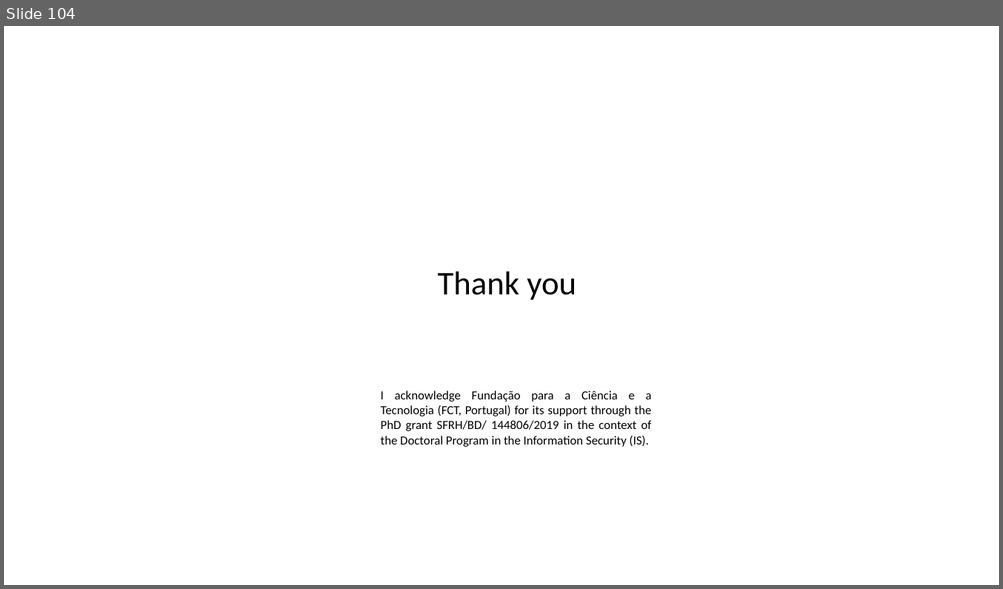
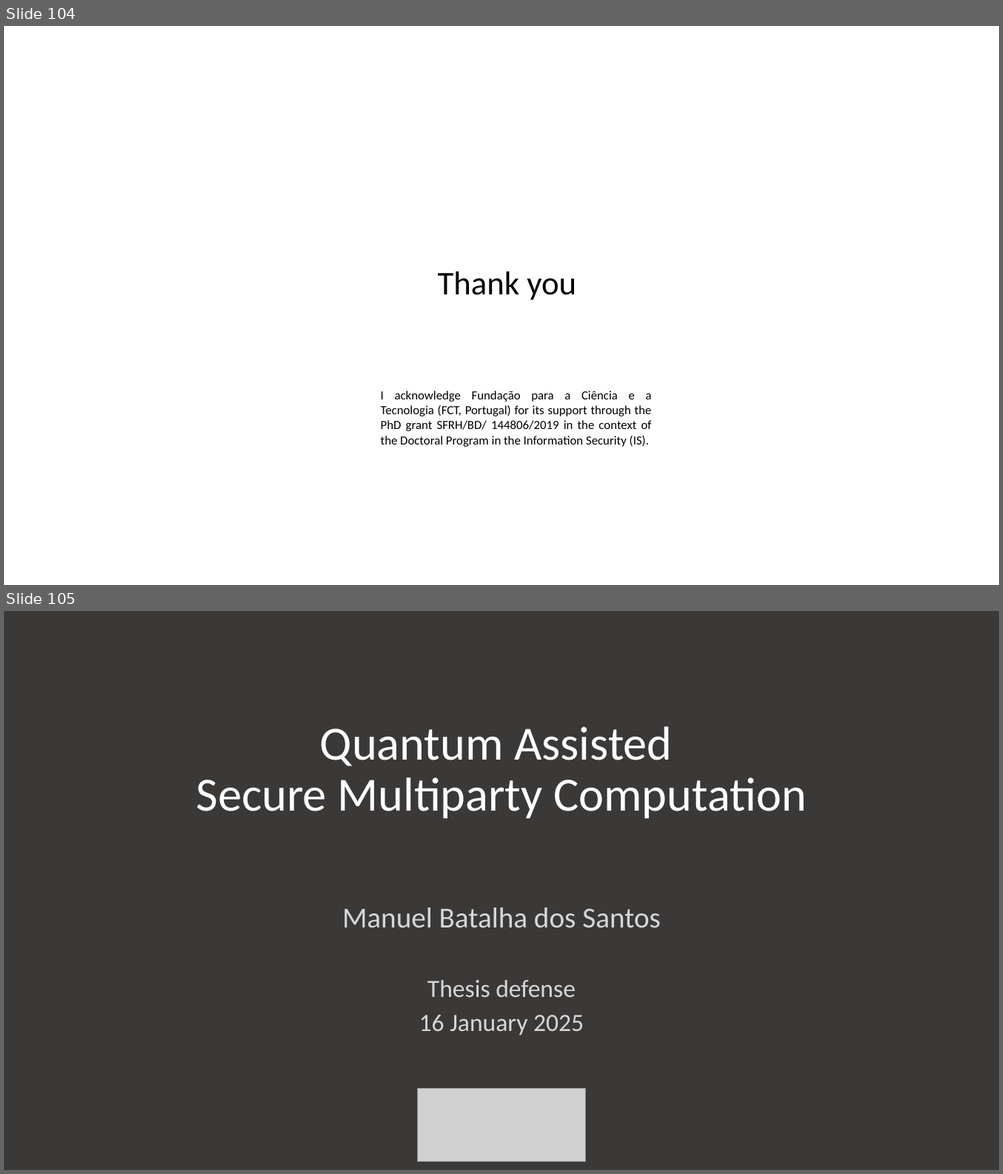
Before and after one commit to manel1874/PhD-thesis, a slide deck: thesis_defense/Thesis_presentation_short.pptx. Shown one above the other, each under a label of ours: slide 104 before the commit, slides 104 and 105 after it. The pictures are 1003x589 and 1003x1174 pixels, drawn with LibreOffice and Linux fonts; fonts in the diff are those of the drawing; grey boxes stand for pictures. Boxes give left, top, right and bottom in pixels: in the first picture for what was removed or moved away, otherwise in the second. Text is boxed around its words. In the diff, an @@ line names an element or a change of style, - is before the commit and + after.

```diff
--- a/thesis_defense/Thesis_presentation_short.pptx
+++ b/thesis_defense/Thesis_presentation_short.pptx
@@ slide 105 added at (4,611,999,1170), background #3B3838 @@
@@ title added at (196,726,806,819), 46 pt, text #FFFFFF @@
+Quantum Assisted
+Secure Multiparty Computation
@@ subtitle added at (342,908,660,1036), 24 pt, text #FFFFFF at 80% opacity @@
+Manuel Batalha dos Santos
+Thesis defense
+16 January 2025
@@ picture added at (418,1088,585,1162) @@
```
Also in this commit, not shown: 1 slide changed, 1 other file.
